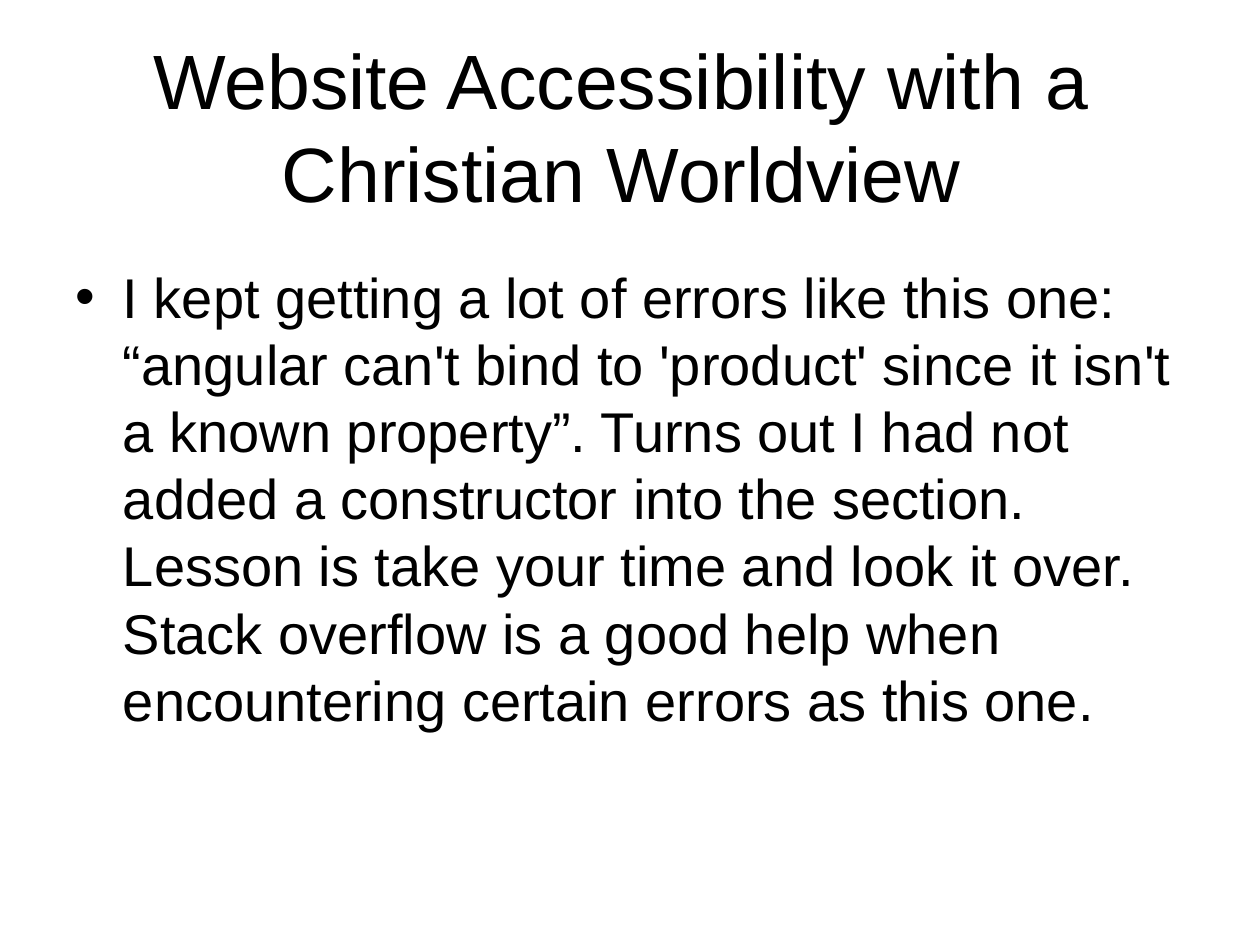
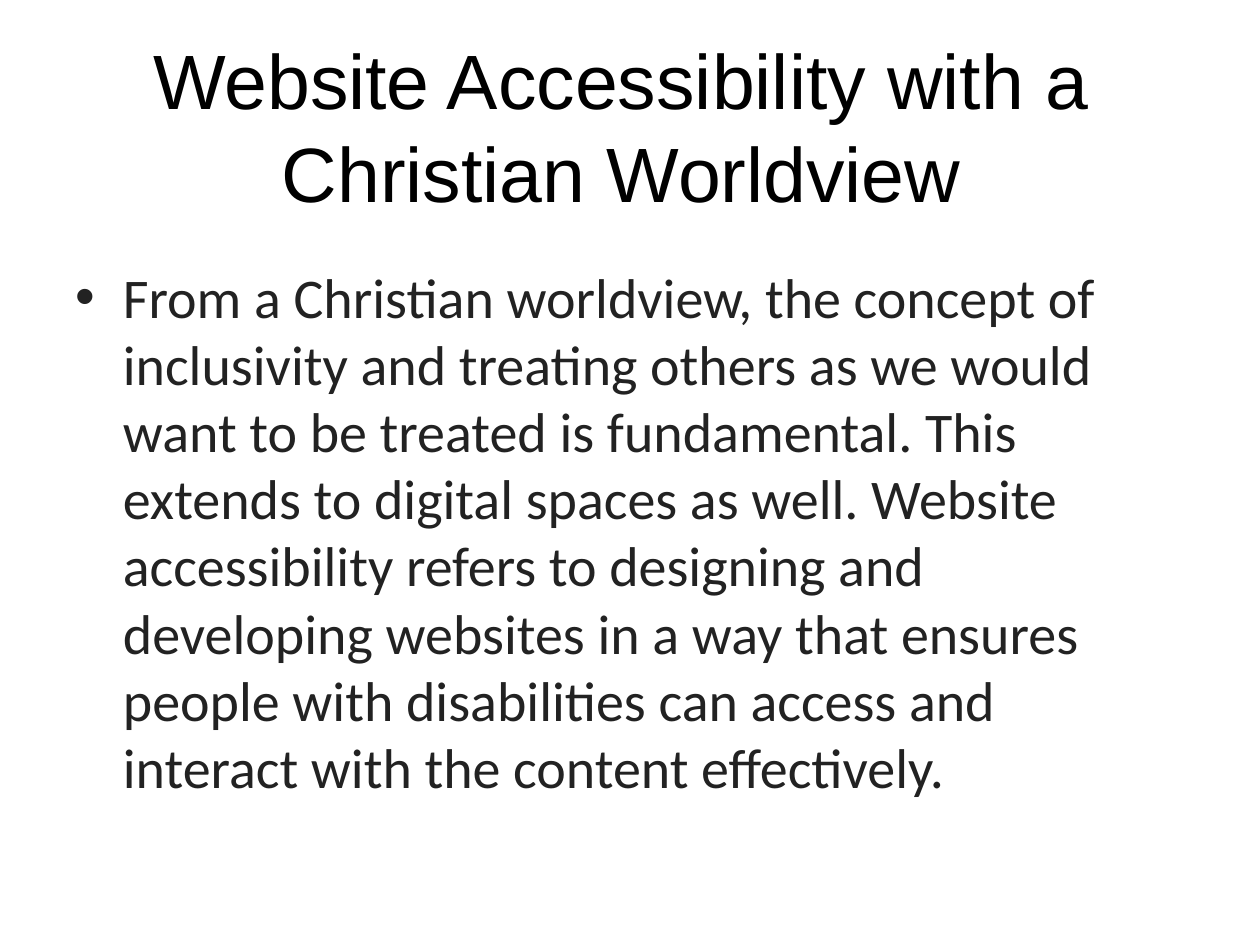
Before and after one commit to rcoon1/CST-391, a slide deck: slide 14 of Milestones/Milestone 6/Milestone6Rcoon.pptx. Drawn at 1260x945 pixels with LibreOffice and Linux fonts; fonts in the diff are those of the drawing; background and template pictures are left out. Boxes give left, top, right and bottom in pixels: in the first picture for what was removed or moved away, otherwise in the second. Text is boxed around its words. In the diff, an @@ line names an element or a change of style, - is before the commit and + after.

```diff
--- a/Milestones/Milestone 6/Milestone6Rcoon.pptx
+++ b/Milestones/Milestone 6/Milestone6Rcoon.pptx
@@ text at (123, 279, 1095, 797): text changed; font Arial to Calibri; text colour #000000 to #222222 @@
-• I kept getting a lot of errors like this one: “angular can't bind to 'product' since it isn't a known property”. Turns out I had not added a constructor into the section. Lesson is take your time and look it over. Stack overflow is a good help when encountering certain errors as this one.
+• From a Christian worldview, the concept of inclusivity and treating others as we would want to be treated is fundamental. This extends to digital spaces as well. Website accessibility refers to designing and developing websites in a way that ensures people with disabilities can access and interact with the content effectively.
```
Also in this commit, not shown: 6 other slides changed, 3 slides added, 1 slide removed, 1 other file.
